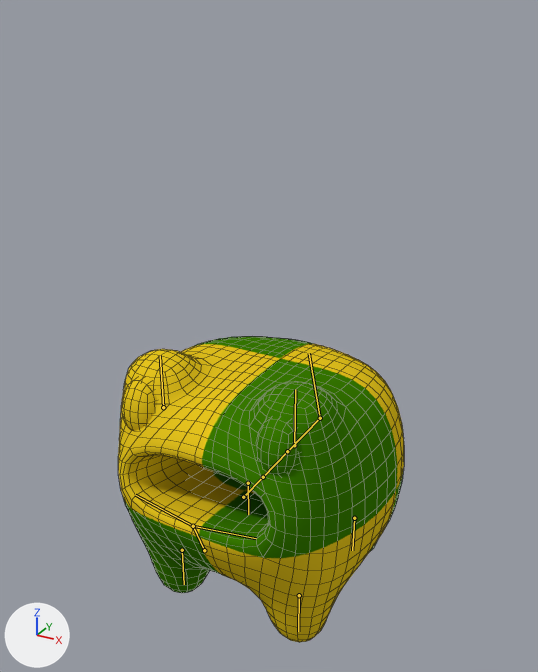
Two versions of the Blender file Frog_01.blend, one commit apart.
One viewpoint serves both versions: a 50 mm camera at (3.04, -5.57, 3.89) aimed at (-0.01, -0.03, 1.12). Every picture has the same lights, and +X, +Y and +Z are marked at lower left. The bones that bend it are drawn over the model as lines. Mesh edges are drawn as thin lines.
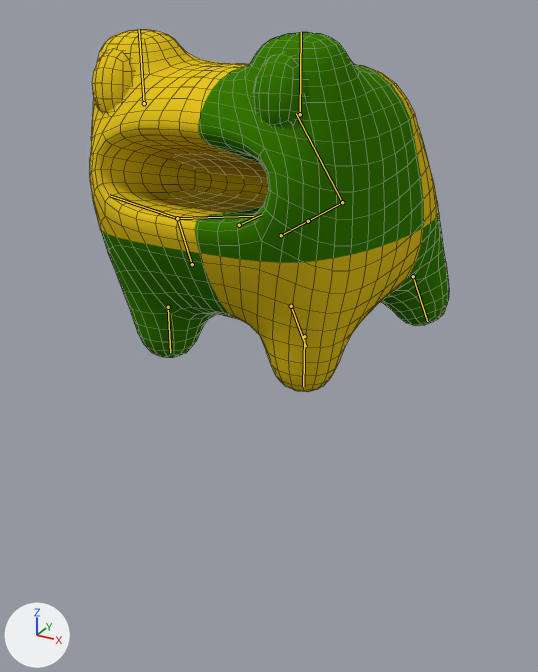
The newer file adds an action. The first version stands in its rest pose; the second is drawn at frame 15 of the action 'Hop_1_Left'.

Patch to the scene script:
```diff
--- a/Frog_01.blend.py
+++ b/Frog_01.blend.py
@@ bone_leg_front_left @@
 bone_leg_front_left = bpy.data.objects['Armature'].pose.bones['Leg.Front.Left']
-bone_leg_front_left.location = (0.0, 0.0, 0.0)
+bone_leg_front_left.location = (0.0, -2.655, 0.0)
@@ bone_leg_front_right @@
 bone_leg_front_right = bpy.data.objects['Armature'].pose.bones['Leg.Front.Right']
-bone_leg_front_right.location = (0.0, 0.0, 0.0)
+bone_leg_front_right.location = (0.0, -2.655, 0.0)
@@ bone_mouth @@
 bone_mouth = bpy.data.objects['Armature'].pose.bones['Mouth']
-bone_mouth.location = (0.0, 0.0, 0.0)
+bone_mouth.location = (0.299, 2.432, -1.022)
@@ bone_root @@
 bone_root = bpy.data.objects['Armature'].pose.bones['Root']
-bone_root.location = (0.0, 0.0, 0.0)
+bone_root.location = (0.0, 0.0, 2.655)
@@ bone_body_front @@
 bone_body_front = bpy.data.objects['Armature'].pose.bones['Body.Front']
-bone_body_front.location = (0.0, 0.0, 0.0)
-bone_body_front.rotation_quaternion = (1.0, 0.0, 0.0, 0.0)  # degrees (0, 0, 0)
+bone_body_front.location = (0.174, -2.06, 1.397)
+bone_body_front.rotation_quaternion = (0.98, 0.002, -0.197, 0.005)  # degrees (0, -23, 1)
@@ bone_leg_back_left @@
 bone_leg_back_left = bpy.data.objects['Armature'].pose.bones['Leg.Back.Left']
-bone_leg_back_left.location = (0.0, 0.0, 0.0)
-bone_leg_back_left.rotation_quaternion = (1.0, 0.0, 0.0, 0.0)  # degrees (0, 0, 0)
+bone_leg_back_left.location = (-0.041, -2.813, -0.416)
+bone_leg_back_left.rotation_quaternion = (0.98, -0.194, -0.005, 0.033)  # degrees (-22, 0, 4)
@@ bone_leg_back_right @@
 bone_leg_back_right = bpy.data.objects['Armature'].pose.bones['Leg.Back.Right']
-bone_leg_back_right.location = (0.0, 0.0, 0.0)
-bone_leg_back_right.rotation_quaternion = (1.0, 0.0, 0.0, 0.0)  # degrees (0, 0, 0)
+bone_leg_back_right.location = (-0.072, -2.299, -0.516)
+bone_leg_back_right.rotation_quaternion = (0.98, -0.194, -0.005, 0.033)  # degrees (-22, 0, 4)
```

Location of each change, [x1, y1, x2, y2] in pixels of the pictures (538 x 672 px):
'Cube', posed (25% wider, 18% taller): before [118, 336, 404, 642]; after [90, 30, 449, 392]
bone 'Leg.Front.Left', root to tip: before (299, 595) to (298, 631); after (304, 336) to (303, 386)
bone 'Leg.Front.Right', root to tip: before (182, 550) to (184, 584); after (168, 307) to (170, 353)
bone 'Mouth', root to tip: before (204, 550) to (193, 526); after (192, 264) to (177, 218)
bone 'Root', root to tip: before (243, 497) to (263, 477); after (239, 225) to (262, 214)
bone 'Body.Front', root to tip: before (263, 477) to (287, 451); after (281, 235) to (308, 221)
bone 'Leg.Back.Left', root to tip: before (354, 518) to (352, 550); after (413, 276) to (427, 321)
bone 'Leg.Back.Right', root to tip: before (248, 483) to (248, 514); after (291, 306) to (306, 346)
